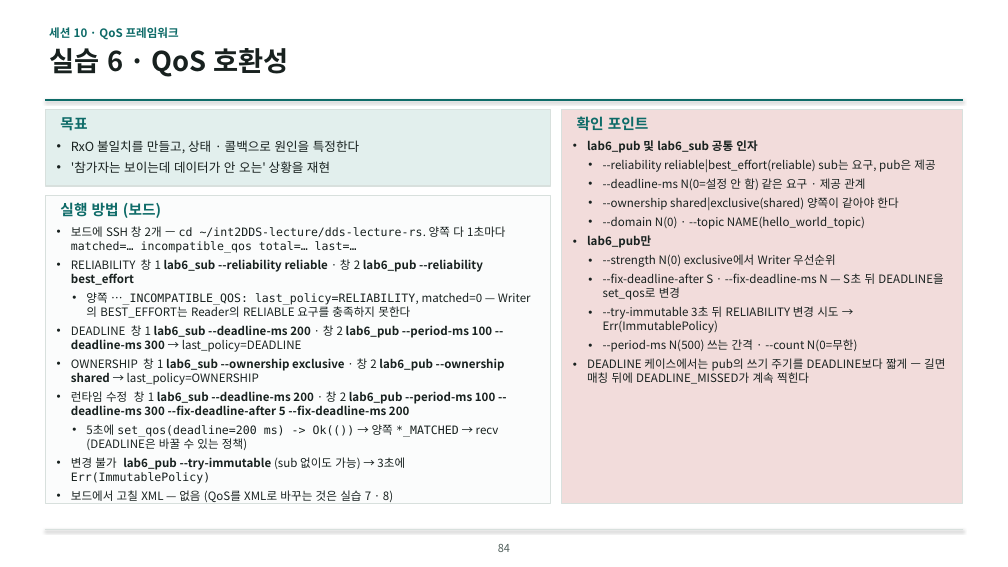
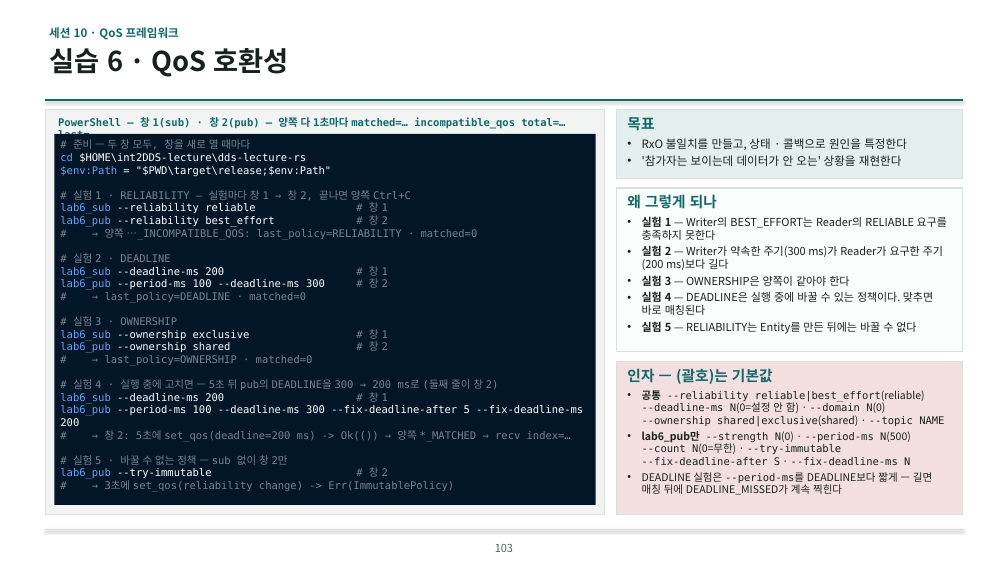
Before and after one commit to IntellectusCorp/int2DDS-lecture, a slide deck: slide 103 of int2dds-lecture-for-beginner.pptx (slide 84 before the commit). Drawn at 1008x567 pixels with LibreOffice and Linux fonts; fonts in the diff are those of the drawing; background and template pictures are left out. Boxes give left, top, right and bottom in pixels: in the first picture for what was removed or moved away, otherwise in the second. Text is boxed around its words. In the diff, an @@ line names an element or a change of style, - is before the commit and + after.

```diff
--- a/int2dds-lecture-for-beginner.pptx
+++ b/int2dds-lecture-for-beginner.pptx
@@ rectangle: place and size @@
-rectangle at (45, 196, 551, 504)
+rectangle at (45, 110, 605, 514)
@@ rectangle at (45, 110, 605, 514): fill #FBFCFC to #F1F4F3 @@
@@ rectangle removed at (45, 110, 551, 186) @@
@@ text added at (58, 117, 565, 141), 10 pt, text #0E6B68, bold @@
+PowerShell — 창 1(sub) · 창 2(pub) — 양쪽 다 1초마다 matched=… incompatible_qos total=… last=…
@@ text removed at (60, 117, 87, 131) @@
-목표
@@ text removed at (577, 116, 649, 131) @@
-확인 포인트
@@ rectangle added at (616, 110, 963, 178), fill #E2EFED, outline #D8E0DD 1 pt @@
@@ text "목표": place and size @@
-text "목표" at (71, 140, 359, 173)
+text "목표" at (627, 117, 907, 166)
@@ text at (627, 117, 654, 131): paragraph added @@
+목표
@@ rectangle added at (54, 134, 596, 505), fill #011627, 10 pt, text #78838F @@
+# 준비 — 두 창 모두, 창을 새로 열 때마다
+cd $HOME\int2DDS-lecture\dds-lecture-rs
+$env:Path = "$PWD\target\release;$env:Path"
+# 실험 1 · RELIABILITY — 실험마다 창 1 → 창 2, 끝나면 양쪽 Ctrl+C
+lab6_sub --reliability reliable # 창 1
+lab6_pub --reliability best_effort # 창 2
+# → 양쪽 …_INCOMPATIBLE_QOS: last_policy=RELIABILITY · matched=0
+# 실험 2 · DEADLINE
+lab6_sub --deadline-ms 200 # 창 1
+lab6_pub --period-ms 100 --deadline-ms 300 # 창 2
+# → last_policy=DEADLINE · matched=0
+# 실험 3 · OWNERSHIP
+lab6_sub --ownership exclusive # 창 1
+lab6_pub --ownership shared # 창 2
+# → last_policy=OWNERSHIP · matched=0
+# 실험 4 · 실행 중에 고치면 — 5초 뒤 pub의 DEADLINE을 300 → 200 ms로 (둘째 줄이 창 2)
+lab6_sub --deadline-ms 200 # 창 1
+lab6_pub --period-ms 100 --deadline-ms 300 --fix-deadline-after 5 --fix-deadline-ms 200
+# → 창 2: 5초에 set_qos(deadline=200 ms) -> Ok(()) → 양쪽 *_MATCHED → recv index=…
+# 실험 5 · 바꿀 수 없는 정책 — sub 없이 창 2만
+lab6_pub --try-immutable # 창 2
+# → 3초에 set_qos(reliability change) -> Err(ImmutablePolicy)
@@ text at (642, 138, 907, 150): size 12 to 11 pt in "RxO 불일치를 만들고, 상태 · 콜백으로 원인을 ..."; less space between paragraphs @@
@@ text at (642, 155, 902, 166): text changed; size 12 to 11 pt @@
-• '참가자는 보이는데 데이터가 안 오는' 상황을 재현
+• '참가자는 보이는데 데이터가 안 오는' 상황을 재현한다
@@ text removed at (60, 202, 161, 218) @@
-실행 방법 (보드)
@@ rectangle: place and size @@
-rectangle at (562, 110, 963, 504)
+rectangle at (616, 188, 963, 352)
@@ rectangle at (616, 188, 963, 352): fill #F2DCDB to #FBFCFC @@
@@ text added at (627, 194, 947, 334), 10.5 pt, text #18211F @@
+왜 그렇게 되나
+• 실험 1 — Writer의 BEST_EFFORT는 Reader의 RELIABLE 요구를 충족하지 못한다
+• 실험 2 — Writer가 약속한 주기(300 ms)가 Reader가 요구한 주기(200 ms)보다 길다
+• 실험 3 — OWNERSHIP은 양쪽이 같아야 한다
+• 실험 4 — DEADLINE은 실행 중에 바꿀 수 있는 정책이다. 맞추면 바로 매칭된다
+• 실험 5 — RELIABILITY는 Entity를 만든 뒤에는 바꿀 수 없다
@@ text removed at (71, 226, 505, 502) @@
-• 보드에 SSH 창 2개 — cd ~/int2DDS-lecture/dds-lecture-rs. 양쪽 다 1초마다 matched=… incompatible_qos total=… last=…
-• RELIABILITY 창 1 lab6_sub --reliability reliable · 창 2 lab6_pub --reliability best_effort
-  • 양쪽 …_INCOMPATIBLE_QOS: last_policy=RELIABILITY, matched=0 — Writer의 BEST_EFFORT는 Reader의 RELIABLE 요구를 충족하지 못한다
-• DEADLINE 창 1 lab6_sub --deadline-ms 200 · 창 2 lab6_pub --period-ms 100 --deadline-ms 300 → last_policy=DEADLINE
-• OWNERSHIP 창 1 lab6_sub --ownership exclusive · 창 2 lab6_pub --ownership shared → last_policy=OWNERSHIP
-• 런타임 수정 창 1 lab6_sub --deadline-ms 200 · 창 2 lab6_pub --period-ms 100 --deadline-ms 300 --fix-deadline-after 5 --fix-deadline-ms 200
-  • 5초에 set_qos(deadline=200 ms) -> Ok(()) → 양쪽 *_MATCHED → recv (DEADLINE은 바꿀 수 있는 정책)
-• 변경 불가 lab6_pub --try-immutable (sub 없이도 가능) → 3초에 Err(ImmutablePolicy)
-• 보드에서 고칠 XML — 없음 (QoS를 XML로 바꾸는 것은 실습 7 · 8)
@@ rectangle added at (616, 361, 963, 514), fill #F3DFDF, outline #D8E0DD 1 pt @@
@@ text at (627, 368, 944, 495): text changed; size 11 to 10 pt; font Noto Sans CJK KR to DejaVu Sans Mono @@
-• lab6_pub 및 lab6_sub 공통 인자
-  • --reliability reliable|best_effort(reliable) sub는 요구, pub은 제공
-  • --deadline-ms N(0=설정 안 함) 같은 요구 · 제공 관계
-  • --ownership shared|exclusive(shared) 양쪽이 같아야 한다
-  • --domain N(0) · --topic NAME(hello_world_topic)
-• lab6_pub만
-  • --strength N(0) exclusive에서 Writer 우선순위
-  • --fix-deadline-after S · --fix-deadline-ms N — S초 뒤 DEADLINE을 set_qos로 변경
-  • --try-immutable 3초 뒤 RELIABILITY 변경 시도 → Err(ImmutablePolicy)
-  • --period-ms N(500) 쓰는 간격 · --count N(0=무한)
-• DEADLINE 케이스에서는 pub의 쓰기 주기를 DEADLINE보다 짧게 — 길면 매칭 뒤에 DEADLINE_MISSED가 계속 찍힌다
+인자 — (괄호)는 기본값
+• 공통 --reliability reliable|best_effort(reliable)
+  --deadline-ms N(0=설정 안 함) · --domain N(0)
+  --ownership shared|exclusive(shared) · --topic NAME
+• lab6_pub만 --strength N(0) · --period-ms N(500)
+  --count N(0=무한) · --try-immutable
+  --fix-deadline-after S · --fix-deadline-ms N
+• DEADLINE 실험은 --period-ms를 DEADLINE보다 짧게 — 길면 매칭 뒤에 DEADLINE_MISSED가 계속 찍힌다
@@ page number at (495, 544, 513, 552): text changed @@
-84
+103
```
Also in this commit, not shown: 66 other slides changed, 25 slides added, 4 slides removed.
